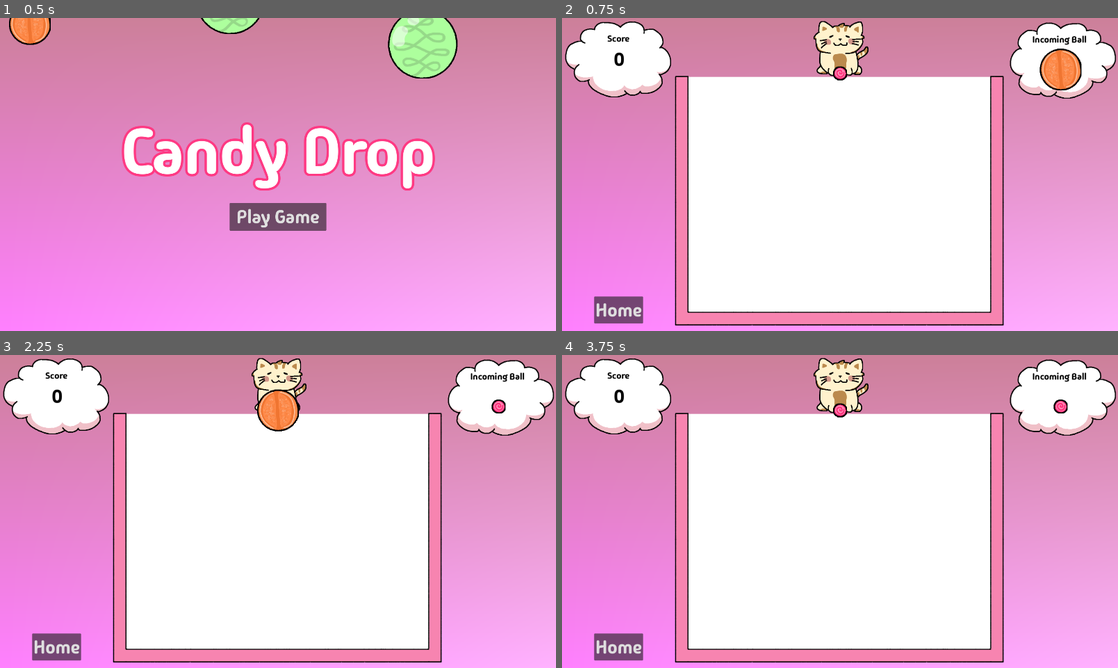
Above: before the commit, frames 1-4 (two rows, left to right).
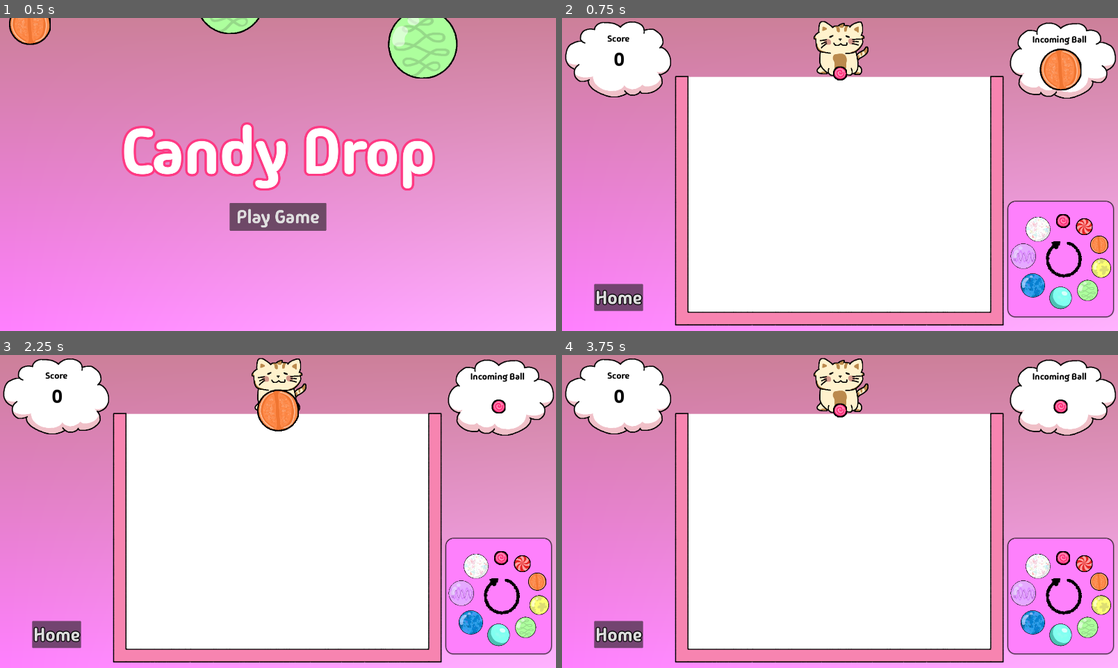
Above: after the commit, the same moments.

Repository: jadicodes/candy-drop
Game: Godot game, scene res://menus/home_menu.tscn
Same seed, same stepped clock (60 frames per second), same inputs: the game is played once before the commit and once after it.
Inputs:
- Up to frame 1 (0.5 s): no input
- Up to frame 2 (0.75 s): click "Play Game" at 0.5 s
- Up to frame 3 (2.25 s): click "Home" at 1.25 s; click "Play Game" at 2 s
- Up to frame 4 (3.75 s): click "Home" at 2.75 s; click "Play Game" at 3.5 s

Frame 1 is identical in both runs. In frame 2, 8.1% of the frame differs, in the area x 5-100%, y 58-98%; in frame 3, 8.1%; in frame 4, 8.1%.

Commit message:
Add ball order graphic

Diff:
--- a/project/world/world.tscn
+++ b/project/world/world.tscn
@@ -8,6 +8,16 @@
 [ext_resource type="PackedScene" uid="uid://ddcyx76wfjr33" path="res://world/particles/particles.tscn" id="5_d0fa3"]
 [ext_resource type="PackedScene" uid="uid://bepi6tiubt537" path="res://world/score/score_display.tscn" id="6_y6sg2"]
 [ext_resource type="FontFile" uid="uid://djg4b707305yo" path="res://common/MadimiOne-Regular.ttf" id="8_ptbnw"]
+[ext_resource type="Texture2D" uid="uid://h6g8ayjqvp1d" path="res://ball/pink_ball.png" id="9_tdcn5"]
+[ext_resource type="Texture2D" uid="uid://6la41o5mxw47" path="res://ball/red_ball.png" id="10_y2wdu"]
+[ext_resource type="Texture2D" uid="uid://81j2pg0gpfpm" path="res://ball/orange_ball.png" id="11_tua32"]
+[ext_resource type="Texture2D" uid="uid://j4iic6gwsfek" path="res://ball/yellow_ball.png" id="12_wglg2"]
+[ext_resource type="Texture2D" uid="uid://27t5wve7b2r6" path="res://ball/green_ball.png" id="13_8hyls"]
+[ext_resource type="Texture2D" uid="uid://bfacxxcg3u7od" path="res://ball/light_blue_ball.png" id="14_lbw2u"]
+[ext_resource type="Texture2D" uid="uid://wgp4le1slx45" path="res://ball/dark_blue_ball.png" id="15_3dicl"]
+[ext_resource type="Texture2D" uid="uid://beaheflwnfylw" path="res://ball/purple_ball.png" id="16_6034f"]
+[ext_resource type="Texture2D" uid="uid://bi40gm1mvgum3" path="res://ball/white_ball.png" id="17_qvfqk"]
+[ext_resource type="Texture2D" uid="uid://cj023tlwy5xdn" path="res://world/arrow.png" id="18_yne6g"]
 
 [sub_resource type="ShaderMaterial" id="ShaderMaterial_82q4f"]
 shader = ExtResource("2_s222o")
@@ -68,6 +78,15 @@
 shader_parameter/bottomleft = Color(1, 0.7, 1, 1)
 shader_parameter/bottomright = Color(1, 0.7, 1, 1)
 
+[sub_resource type="StyleBoxFlat" id="StyleBoxFlat_7medu"]
+bg_color = Color(0.996078, 0.501961, 0.988235, 1)
+corner_radius_top_left = 25
+corner_radius_top_right = 25
+corner_radius_bottom_right = 25
+corner_radius_bottom_left = 25
+shadow_color = Color(0, 0, 0, 1)
+shadow_size = 5
+
 [node name="World" type="Node2D"]
 script = ExtResource("1_n5cpv")
 
@@ -148,9 +167,11 @@
 
 [node name="HomeButton" type="Button" parent="."]
 offset_left = 111.0
-offset_top = 961.0
+offset_top = 918.0
 offset_right = 280.0
-offset_bottom = 1054.0
+offset_bottom = 1011.0
+theme_override_colors/font_outline_color = Color(0, 0, 0, 1)
+theme_override_constants/outline_size = 12
 theme_override_fonts/font = ExtResource("8_ptbnw")
 theme_override_font_sizes/font_size = 64
 text = "Home"
@@ -202,6 +223,63 @@
 theme_override_font_sizes/font_size = 128
 text = "Play Again"
 
+[node name="Panel" type="Panel" parent="."]
+offset_left = 1541.0
+offset_top = 634.0
+offset_right = 1903.0
+offset_bottom = 1030.0
+theme_override_styles/panel = SubResource("StyleBoxFlat_7medu")
+
+[node name="PinkBall" type="Sprite2D" parent="Panel"]
+position = Vector2(189, 66)
+texture = ExtResource("9_tdcn5")
+
+[node name="RedBall" type="Sprite2D" parent="Panel"]
+position = Vector2(263, 86)
+scale = Vector2(0.6, 0.6)
+texture = ExtResource("10_y2wdu")
+
+[node name="OrangeBall" type="Sprite2D" parent="Panel"]
+position = Vector2(314, 148)
+scale = Vector2(0.43, 0.43)
+texture = ExtResource("11_tua32")
+
+[node name="YellowBall" type="Sprite2D" parent="Panel"]
+position = Vector2(321, 229)
+scale = Vector2(0.35, 0.35)
+texture = ExtResource("12_wglg2")
+
+[node name="GreenBall" type="Sprite2D" parent="Panel"]
+position = Vector2(274, 306)
+scale = Vector2(0.3, 0.3)
+texture = ExtResource("13_8hyls")
+
+[node name="LightBlueBall" type="Sprite2D" parent="Panel"]
+position = Vector2(181, 332)
+scale = Vector2(0.27, 0.27)
+texture = ExtResource("14_lbw2u")
+
+[node name="DarkBlueBall" type="Sprite2D" parent="Panel"]
+position = Vector2(84.9999, 289)
+scale = Vector2(0.25, 0.25)
+texture = ExtResource("15_3dicl")
+
+[node name="PurpleBall" type="Sprite2D" parent="Panel"]
+position = Vector2(51.9999, 188)
+scale = Vector2(0.23, 0.23)
+texture = ExtResource("16_6034f")
+
+[node name="WhiteBall" type="Sprite2D" parent="Panel"]
+position = Vector2(103, 95.0001)
+scale = Vector2(0.2, 0.2)
+texture = ExtResource("17_qvfqk")
+
+[node name="Arrow" type="Sprite2D" parent="Panel"]
+texture_filter = 1
+position = Vector2(192, 198)
+scale = Vector2(2, 2)
+texture = ExtResource("18_yne6g")
+
 [connection signal="timeout" from="Timer" to="." method="_on_timer_timeout"]
 [connection signal="body_entered" from="DangerLine" to="." method="_on_danger_line_body_entered"]
 [connection signal="body_exited" from="DangerLine" to="." method="_on_danger_line_body_exited"]
Binary file changed: project/ball/white_ball.png
Binary file added: project/world/arrow.png
Not shown, added: project/world/arrow.png.import
Not shown: 1 places in project/world/world.tscn that only renumber resources
